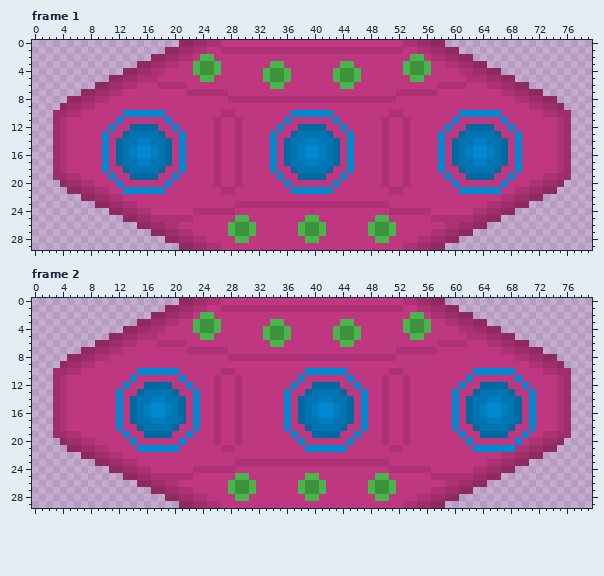
Two states of a pixel-art file, source/images/originals/spaceship.aseprite. The picture above is the old version.
80x30 pixels, 12 frames. Colours within 5 levels of each other are drawn and written as one. Shown: frame 1, frame 2. The commit also changed other frames, which this record leaves out.
Now the later version:
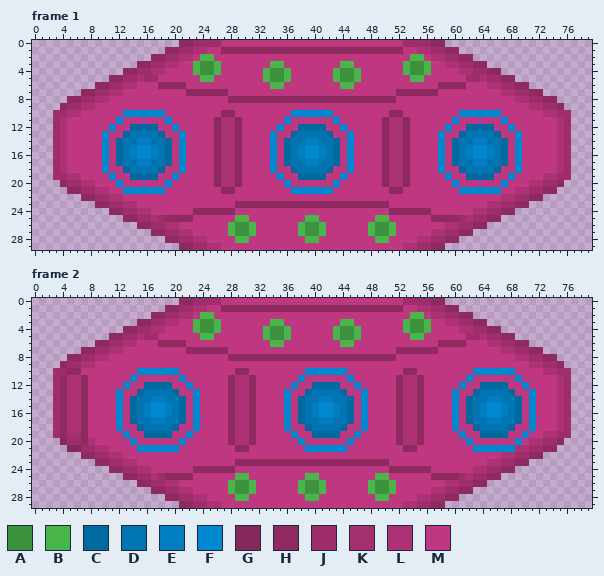
Palette (. is transparent): A #3c923d  B #49b64b  C #006aa0  D #0075b2  E #007ebf  F #0089d0  G #85285b  H #8e2a60  J #9d2e6a  K #a4306f  L #ad3275  M #bf3781
From the commit log: Indents spin as well
Diff:
Changed rows in their new state; - is an unchanged pixel.
Frame 1, layer "Depth":
first column x 25:
 0 JJ--------------------------JJ
 1 --HHHHHHHHHHHHHHHHHHHHHHHHHH--
first column x 16:
 5 JJ--------------------------------------------JJ
 6 --HHHH------------------------------------HHHH--
 7 ------HHHHHH------------------------HHHHHH------
 8 ------------HHHHHHHHHHHHHHHHHHHHHHHH------------
10 -----------HH----------------------HH-----------
11 ----------HLLH--------------------HLLH----------
12 ----------HLLH--------------------HLLH----------
13 ----------HLLH--------------------HLLH----------
14 ----------HLLH--------------------HLLH----------
15 ----------HLLH--------------------HLLH----------
16 ----------HLLH--------------------HLLH----------
17 ----------HLLH--------------------HLLH----------
18 ----------HLLH--------------------HLLH----------
19 ----------HLLH--------------------HLLH----------
20 ----------HLLH--------------------HLLH----------
21 -----------HH----------------------HH-----------
23 -------------HHHHHHHHHHHHHHHHHHHHHH-------------
24 -------HHHHHH----------------------HHHHHH-------
25 --JHHHH----------------------------------HHHHJ--
Frame 2, layer "Depth":
first column x 25:
 0 JJ--------------------------JJ
 1 --HHHHHHHHHHHHHHHHHHHHHHHHHH--
first column x 4:
 5 ------------JJ--------------------------------------------JJ
 6 --------------HHHH------------------------------------HHHH--
 7 ------------------HHHHHH------------------------HHHHHH------
 8 ------------------------HHHHHHHHHHHHHHHHHHHHHHHH------------
10 -HH--------------------MMHH--------------------MMHH---------
11 HLLH------------------M-H-LH------------------M-H-LH--------
12 HLLH------------------M-H-LH------------------M-H-LH--------
13 HLLH------------------M-H-LH------------------M-H-LH--------
14 HLLH------------------M-H-LH------------------M-H-LH--------
15 HLLH------------------M-H-LH------------------M-H-LH--------
16 HLLH------------------M-H-LH------------------M-H-LH--------
17 HLLH------------------M-H-LH------------------M-H-LH--------
18 HLLH------------------M-H-LH------------------M-H-LH--------
19 HKKH------------------M-H-LH------------------M-H-LH--------
20 G--H------------------M-H-LH------------------M-H-LH--------
21 -GG--------------------MMHH--------------------MMHH---------
23 -------------------------HHHHHHHHHHHHHHHHHHHHHH-------------
24 -------------------HHHHHH----------------------HHHHHH-------
25 --------------JHHHH----------------------------------HHHHJ--
